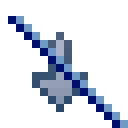
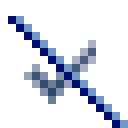
Two versions of the same layered image (128px x 128px). Layer-by-layer changes:
added layer "filter complete 2" above "filter priority copy" over [24, 40, 96, 104]
hid "filter priority" (2nd of 2) over [32, 32, 88, 112]
